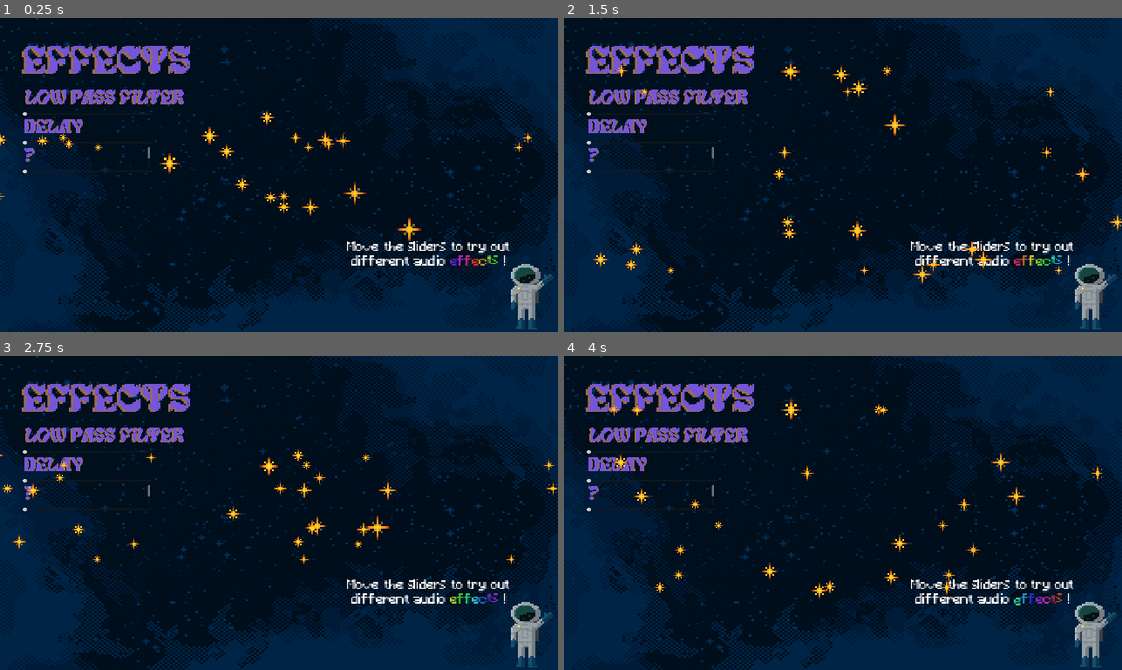
Above: before the commit, frames 1-4 (two rows, left to right).
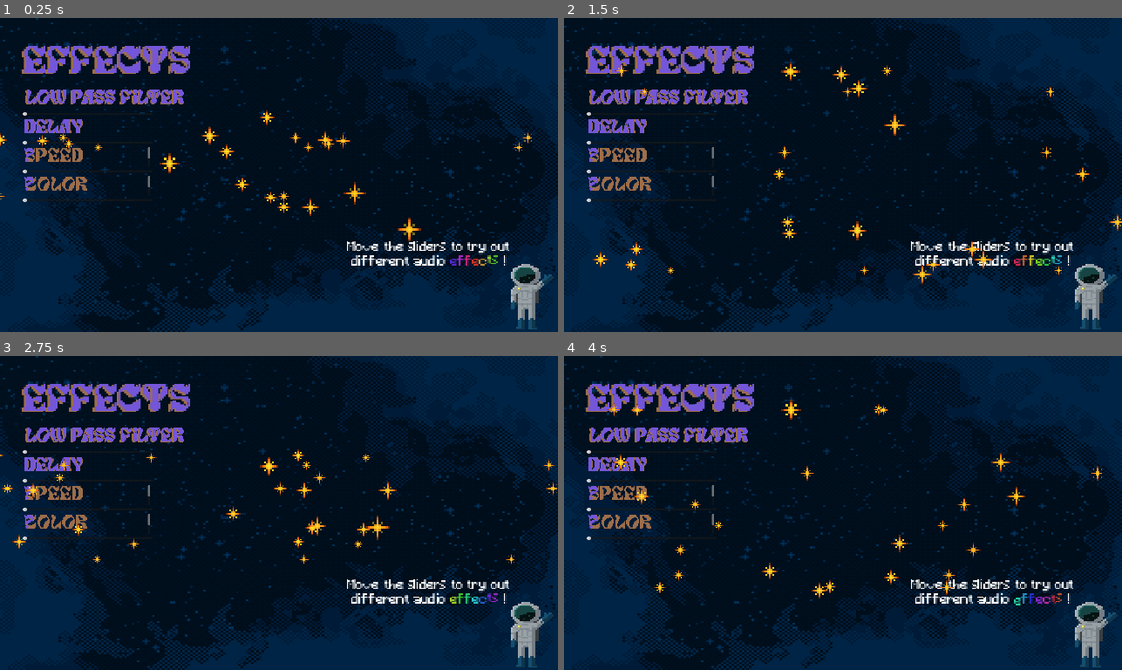
Above: after the commit, the same moments.

Repository: mengo1993/gianluandreeducationalgamejam
Game: Godot game, scene res://game.tscn
Same seed, same stepped clock (60 frames per second), same inputs: the game is played once before the commit and once after it. Sound files missing from this copy of the repository are replaced by a short silence.
Inputs:
- Up to frame 1 (0.25 s): no input
- Up to frame 2 (1.5 s): no input
- Up to frame 3 (2.75 s): no input
- Up to frame 4 (4 s): no input

The runs differ from the first frame. In frame 1, 0.6% of the frame differs, in the area x 4-27%, y 41-59%; in frame 2, 0.6%; in frame 3, 0.6%; in frame 4, 0.6%.

Commit message:
aggiunto lo slider per il colore

Diff:
--- a/game.gd
+++ b/game.gd
@@ -1,13 +1,18 @@
 extends Node2D
 @onready var audio_main: AudioStreamPlayer2D = $Audio_Main
 
-# Your defined constants
-const MIN_PARTICLES : int = 8 # This usually refers to the maximum 'amount' property
-const MAX_PARTICLES : int = 100 # This usually refers to the maximum 'amount' property
+# Your defined constants for particles (remains unchanged)
+const MIN_PARTICLES : int = 8
+const MAX_PARTICLES : int = 100
 const MIN_LIFETIME : float = 0.5
 const MAX_LIFETIME : float = 5.0
 const MIN_SPEED : float = 30.0
 const MAX_SPEED : float = 500.0
+
+# Constants for Hue Variation Range (using -1.0 to 1.0 as the full range)
+# Adjust these based on how much hue variation you want to allow.
+const MIN_HUE_VARIATION : float = 0.2  # Starting hue variation (e.g., no shift)
+const MAX_HUE_VARIATION : float = 1.0  # Maximum hue variation (e.g., a full 360-degree shift)
 
 
 func _ready() -> void:
@@ -22,7 +27,11 @@
 		if particles1.process_material is ParticleProcessMaterial:
 			var material1 := particles1.process_material as ParticleProcessMaterial
 			material1.initial_velocity_min = MIN_SPEED
-			material1.initial_velocity_max = MIN_SPEED # Set initial max to min for a consistent starting speed
+			material1.initial_velocity_max = MIN_SPEED
+			# Initialize Hue Variation using the correct property names
+			material1.hue_variation_min = MIN_HUE_VARIATION
+			material1.hue_variation_max = MIN_HUE_VARIATION # Start with no variation
+
 	if particles2:
 		particles2.amount = MIN_PARTICLES
 		particles2.lifetime = MIN_LIFETIME
@@ -30,6 +39,9 @@
 			var material2 := particles2.process_material as ParticleProcessMaterial
 			material2.initial_velocity_min = MIN_SPEED
 			material2.initial_velocity_max = MIN_SPEED
+			# Initialize Hue Variation using the correct property names
+			material2.hue_variation_min = MIN_HUE_VARIATION
+			material2.hue_variation_max = MIN_HUE_VARIATION
 
 
 	# --- Audio setup ---
@@ -41,7 +53,6 @@
 
 
 func _on_slider_somethin_value_changed(value: float) -> void:
-	# Use MIN_SPEED and MAX_SPEED for clamping
 	var clamped_value : float = clamp(value, MIN_SPEED, MAX_SPEED)
 
 	var particles1 := $ParticlesManager/Particles as GPUParticles2D
@@ -59,40 +70,53 @@
 
 
 func _on_slider_amount_value_changed(value: float) -> void:
-	# Use MIN_LIFETIME and MAX_LIFETIME for clamping
 	$ParticlesManager/Particles.lifetime = clamp(value, MIN_LIFETIME, MAX_LIFETIME)
 	$ParticlesManager/Particles3.lifetime = clamp(value, MIN_LIFETIME, MAX_LIFETIME)
 
 
 func _on_slider_lifetime_value_changed(value: float) -> void:
-	# Use MIN_PARTICLES and MAX_PARTICLES for clamping
-	# Assuming 'value' directly controls the amount now, not '100 - value'
-	# Note: GPUParticles2D.amount is an integer
 	$ParticlesManager/Particles.amount = clamp(int(value), MIN_PARTICLES, MAX_PARTICLES)
 	$ParticlesManager/Particles3.amount = clamp(int(value), MIN_PARTICLES, MAX_PARTICLES)
 
 # --- Low-Pass Filter control starts here ---
 
 func _on_slider_audio_filter_value_changed(value: float) -> void:
-	# Get the index of the Master bus
 	var master_bus_idx = AudioServer.get_bus_index("Master")
 
 	if master_bus_idx != -1:
-		# Get the effect from the Master bus at index 0 (assuming it's the first effect)
 		var filter_effect = AudioServer.get_bus_effect(master_bus_idx, 0) as AudioEffectFilter
 
 		if filter_effect:
-			# Map the slider's value to the filter's cutoff frequency.
-			# Adjust these values based on your slider's actual range and desired filter effect.
-			# Assuming a slider range from 0 to 100 for this example.
 			var min_slider_val = 0.0
 			var max_slider_val = 100.0
 
 			var min_cutoff_freq = 200.0
 			var max_cutoff_freq = 10000.0
 
-			# Map the slider's value to the desired frequency range
 			var new_cutoff_frequency = remap(value, min_slider_val, max_slider_val, min_cutoff_freq, max_cutoff_freq)
 
-			# Apply the new cutoff frequency to the low-pass filter
 			filter_effect.cutoff_hz = clampf(new_cutoff_frequency, min_cutoff_freq, max_cutoff_freq)
+
+# --- Slider for Hue Variation ---
+func _on_slider_color_value_changed(value: float) -> void:
+	# Assuming your "color" slider also goes from 0.0 to 100.0
+	var min_slider_val = 0.0
+	var max_slider_val = 100.0
+
+	# Map the slider value to the desired hue variation range
+	var mapped_hue_variation = remap(value, min_slider_val, max_slider_val, MIN_HUE_VARIATION, MAX_HUE_VARIATION)
+	var clamped_hue_variation = clampf(mapped_hue_variation, MIN_HUE_VARIATION, MAX_HUE_VARIATION)
+
+	var particles1 := $ParticlesManager/Particles as GPUParticles2D
+	var particles2 := $ParticlesManager/Particles3 as GPUParticles2D
+
+	if particles1 and particles1.process_material is ParticleProcessMaterial:
+		var material1 := particles1.process_material as ParticleProcessMaterial
+		# Set both min and max hue variation using the direct property names
+		material1.hue_variation_min = MIN_HUE_VARIATION
+		material1.hue_variation_max = clamped_hue_variation
+
+	if particles2 and particles2.process_material is ParticleProcessMaterial:
+		var material2 := particles2.process_material as ParticleProcessMaterial
+		material2.hue_variation_min = MIN_HUE_VARIATION
+		material2.hue_variation_max = clamped_hue_variation
--- a/game.tscn
+++ b/game.tscn
@@ -159,11 +159,11 @@
 custom_minimum_size = Vector2(200, 2)
 layout_mode = 2
 
-[node name="Delay_Text2" type="Control" parent="Control/Container_V_ Effects"]
+[node name="Delay_Text" type="Control" parent="Control/Container_V_ Effects"]
 custom_minimum_size = Vector2(0, 75)
 layout_mode = 2
 
-[node name="RichTextLabel2" type="RichTextLabel" parent="Control/Container_V_ Effects/Delay_Text2"]
+[node name="RichTextLabel2" type="RichTextLabel" parent="Control/Container_V_ Effects/Delay_Text"]
 texture_filter = 1
 texture_repeat = 1
 custom_minimum_size = Vector2(0, 70)
@@ -177,7 +177,7 @@
 bbcode_enabled = true
 text = "[color=#9d6e4a]Delay"
 
-[node name="RichTextLabel" type="RichTextLabel" parent="Control/Container_V_ Effects/Delay_Text2"]
+[node name="RichTextLabel" type="RichTextLabel" parent="Control/Container_V_ Effects/Delay_Text"]
 texture_filter = 1
 texture_repeat = 1
 custom_minimum_size = Vector2(0, 70)
@@ -195,11 +195,11 @@
 [node name="sliderAmount" type="HSlider" parent="Control/Container_V_ Effects"]
 layout_mode = 2
 
-[node name="Delay_Text" type="Control" parent="Control/Container_V_ Effects"]
+[node name="?_Text" type="Control" parent="Control/Container_V_ Effects"]
 custom_minimum_size = Vector2(0, 75)
 layout_mode = 2
 
-[node name="RichTextLabel2" type="RichTextLabel" parent="Control/Container_V_ Effects/Delay_Text"]
+[node name="RichTextLabel2" type="RichTextLabel" parent="Control/Container_V_ Effects/?_Text"]
 texture_filter = 1
 texture_repeat = 1
 custom_minimum_size = Vector2(0, 70)
@@ -211,9 +211,9 @@
 theme_override_fonts/normal_font = ExtResource("7_hve3p")
 theme_override_font_sizes/normal_font_size = 66
 bbcode_enabled = true
-text = "[color=#9d6e4a]?"
-
-[node name="RichTextLabel" type="RichTextLabel" parent="Control/Container_V_ Effects/Delay_Text"]
+text = "[color=#9d6e4a]speed"
+
+[node name="RichTextLabel" type="RichTextLabel" parent="Control/Container_V_ Effects/?_Text"]
 texture_filter = 1
 texture_repeat = 1
 custom_minimum_size = Vector2(0, 70)
@@ -230,6 +230,43 @@
 "
 
 [node name="sliderSpeed" type="HSlider" parent="Control/Container_V_ Effects"]
+layout_mode = 2
+
+[node name="??_Text" type="Control" parent="Control/Container_V_ Effects"]
+custom_minimum_size = Vector2(0, 75)
+layout_mode = 2
+
+[node name="RichTextLabel2" type="RichTextLabel" parent="Control/Container_V_ Effects/??_Text"]
+texture_filter = 1
+texture_repeat = 1
+custom_minimum_size = Vector2(0, 70)
+layout_mode = 0
+offset_left = 7.0
+offset_top = 3.0
+offset_right = 443.0
+offset_bottom = 73.0
+theme_override_fonts/normal_font = ExtResource("7_hve3p")
+theme_override_font_sizes/normal_font_size = 66
+bbcode_enabled = true
+text = "[color=#9d6e4a]color"
+
+[node name="RichTextLabel" type="RichTextLabel" parent="Control/Container_V_ Effects/??_Text"]
+texture_filter = 1
+texture_repeat = 1
+custom_minimum_size = Vector2(0, 70)
+layout_mode = 0
+offset_left = 3.0
+offset_top = 3.0
+offset_right = 439.0
+offset_bottom = 73.0
+theme_override_fonts/normal_font = ExtResource("7_hve3p")
+theme_override_font_sizes/normal_font_size = 66
+bbcode_enabled = true
+text = "[color=#7456da]?
+
+"
+
+[node name="sliderColor" type="HSlider" parent="Control/Container_V_ Effects"]
 layout_mode = 2
 
 [node name="Audio_Main" type="AudioStreamPlayer2D" parent="."]
@@ -261,4 +298,5 @@
 
 [connection signal="value_changed" from="Control/Container_V_ Effects/sliderLifetime" to="." method="_on_slider_lifetime_value_changed"]
 [connection signal="value_changed" from="Control/Container_V_ Effects/sliderAmount" to="." method="_on_slider_amount_value_changed"]
-[connection signal="value_changed" from="Control/Container_V_ Effects/sliderSpeed" to="." method="_on_slider_somethin_value_changed"]
+[connection signal="value_changed" from="Control/Container_V_ Effects/sliderSpeed" to="." method="_on_slider_speed_value_changed"]
+[connection signal="value_changed" from="Control/Container_V_ Effects/sliderColor" to="." method="_on_slider_color_value_changed"]
